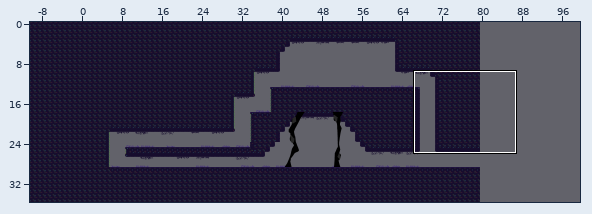
A Tiled map gets an edit: Juegos de desarrollo/Marc/Assets/Maps/Zona_oniricaATC.tmx. The first picture is a wide view before the edit; the outline marks the close-up.
Close-up. Earlier state:
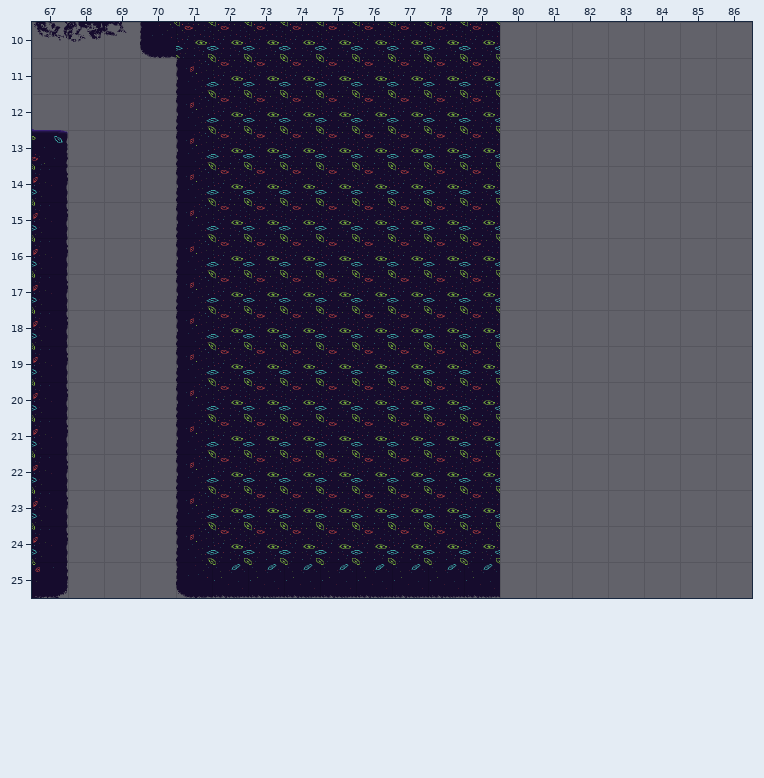
Cells are 64x64 px. Shown: x 67..86, y 10..25. The commit also changed other parts of the map, which this record leaves out.
The result:
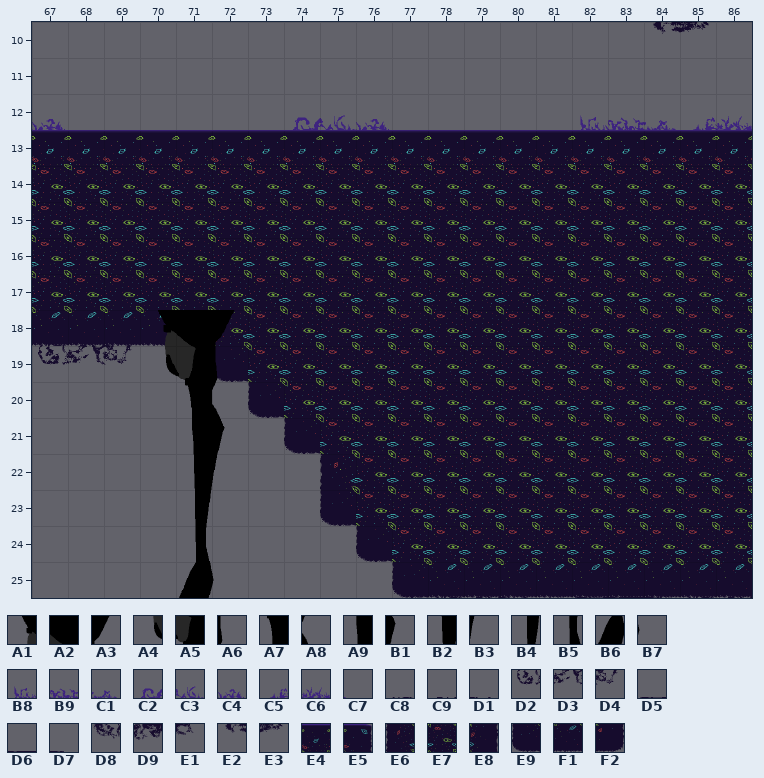
Key: from "Foreground_Onirica": A1 2, A2 3, A3 4, A4 22, A5 23, A6 24, A7 43, A8 44, A9 63, B1 64, B2 83, B3 84, B4 103, B5 123, B6 143, B7 144; from "Props": B8 0, B9 1, C1 2, C2 3, C3 4, C4 5, C5 10, C6 11, C7 12, C8 19, C9 20, D1 21, D2 27, D3 28, D4 29, D5 35, D6 36, D7 37, D8 43, D9 44, E1 45, E2 58, E3 59; from "Tileset_Zona_Onirica": E4 1, E5 2, E6 8, E7 9, E8 10, E9 16, F1 17, F2 18.
__ is an empty cell, ## one hidden under a higher layer, .. an unchanged one.
The edit:
--- layer "Capa de patrones 1"
@@ x 67..86 @@
-10 .. .. .. E9 E7 E7 E7 E7 E7 E7 E7 E7 E7 .. .. .. .. .. .. ..
-11 .. .. .. .. E6 E7 E7 E7 E7 E7 E7 E7 E7 .. .. .. .. .. .. ..
-12 .. .. .. .. E6 E7 E7 E7 E7 E7 E7 E7 E7 .. .. .. .. .. .. ..
-13 E5 __ __ __ E6 E7 E7 E7 E7 E7 E7 E7 E7 __ __ __ __ __ __ __
-14 E8 __ __ __ E6 .. .. .. .. .. .. .. .. __ __ __ __ __ __ __
-15 E8 __ __ __ E6 .. .. .. .. .. .. .. .. __ __ __ __ __ __ __
-16 E8 __ __ __ E6 .. .. .. .. .. .. .. .. __ __ __ __ __ __ __
-17 E8 __ __ __ E6 .. .. .. .. .. .. .. .. __ __ __ __ __ __ __
-18 E8 __ __ __ E6 .. .. .. .. .. .. .. .. __ __ __ __ __ __ __
-19 E8 .. .. .. E6 E7 .. .. .. .. .. .. .. __ __ __ __ __ __ __
-20 E8 .. .. .. E6 E7 E7 .. .. .. .. .. .. __ __ __ __ __ __ __
-21 E8 .. .. .. E6 E7 E7 E7 .. .. .. .. .. __ __ __ __ __ __ __
-22 E8 .. .. .. E6 E7 E7 E7 E7 .. .. .. .. __ __ __ __ __ __ __
-23 E8 .. .. .. E6 E7 E7 E7 E7 .. .. .. .. __ __ __ __ __ __ __
-24 E8 .. .. .. E6 E7 E7 E7 E7 E7 .. .. .. __ __ __ __ __ __ __
-25 F2 .. .. .. E9 F1 F1 F1 F1 F1 F1 .. .. __ __ __ __ __ __ __
+10 .. .. .. __ __ __ __ __ __ __ __ __ __ .. .. .. .. .. .. ..
+11 .. .. .. .. __ __ __ __ __ __ __ __ __ .. .. .. .. .. .. ..
+12 .. .. .. .. __ __ __ __ __ __ __ __ __ .. .. .. .. .. .. ..
+13 E4 E4 E4 E4 E4 E4 E4 E4 E4 E4 E4 E4 E4 E4 E4 E4 E4 E4 E4 E4
+14 E7 E7 E7 E7 E7 .. .. .. .. .. .. .. .. E7 E7 E7 E7 E7 E7 E7
+15 E7 E7 E7 E7 E7 .. .. .. .. .. .. .. .. E7 E7 E7 E7 E7 E7 E7
+16 E7 E7 E7 E7 E7 .. .. .. .. .. .. .. .. E7 E7 E7 E7 E7 E7 E7
+17 E7 E7 E7 E7 E7 .. .. .. .. .. .. .. .. E7 E7 E7 E7 E7 E7 E7
+18 F1 F1 F1 F1 ## .. .. .. .. .. .. .. .. E7 E7 E7 E7 E7 E7 E7
+19 __ .. .. .. __ E9 .. .. .. .. .. .. .. E7 E7 E7 E7 E7 E7 E7
+20 __ .. .. .. __ __ E9 .. .. .. .. .. .. E7 E7 E7 E7 E7 E7 E7
+21 __ .. .. .. __ __ __ E9 .. .. .. .. .. E7 E7 E7 E7 E7 E7 E7
+22 __ .. .. .. __ __ __ __ E6 .. .. .. .. E7 E7 E7 E7 E7 E7 E7
+23 __ .. .. .. __ __ __ __ E9 .. .. .. .. E7 E7 E7 E7 E7 E7 E7
+24 __ .. .. .. __ __ __ __ __ E9 .. .. .. E7 E7 E7 E7 E7 E7 E7
+25 __ .. .. .. __ __ __ __ __ __ E9 .. .. F1 F1 F1 F1 F1 F1 F1
--- layer "Props"
@@ x 67..85 @@
-10 D8 D9 E1 .. .. .. .. .. .. .. .. .. .. .. .. .. .. __ __
+10 __ __ __ .. .. .. .. .. .. .. .. .. .. .. .. .. .. E2 E3
@@ x 67..86 @@
-12 C7 .. .. .. .. .. .. __ __ __ .. .. .. .. .. __ __ __ __ __
+12 C4 .. .. .. .. .. .. C2 C3 C4 .. .. .. .. .. B8 B9 C1 C5 C6
@@ x 67..69 @@
-18 __ __ __
-19 __ __ __
+18 C8 C9 D1
+19 D2 D3 D4
@@ x 67..86 @@
-25 D1 .. .. .. .. .. .. .. .. .. .. .. .. __ .. __ __ __ __ __
+25 __ .. .. .. .. .. .. .. .. .. .. .. .. D1 .. D5 D6 D7 C8 C9
--- layer "InFrontProps"
@@ x 70..72 @@
-18 __ __ __
-19 __ __ __
-20 .. __ __
-21 .. __ __
-22 .. __ __
-23 .. __ ..
-24 .. __ ..
-25 .. __ __
+18 A1 A2 A3
+19 A4 A5 A6
+20 .. A7 A8
+21 .. A9 B1
+22 .. B2 B3
+23 .. B4 ..
+24 .. B5 ..
+25 .. B6 B7
Pixel boxes of the changes (left, top, right, bottom) in both close-ups:
changed: (32, 22, 752, 598)
